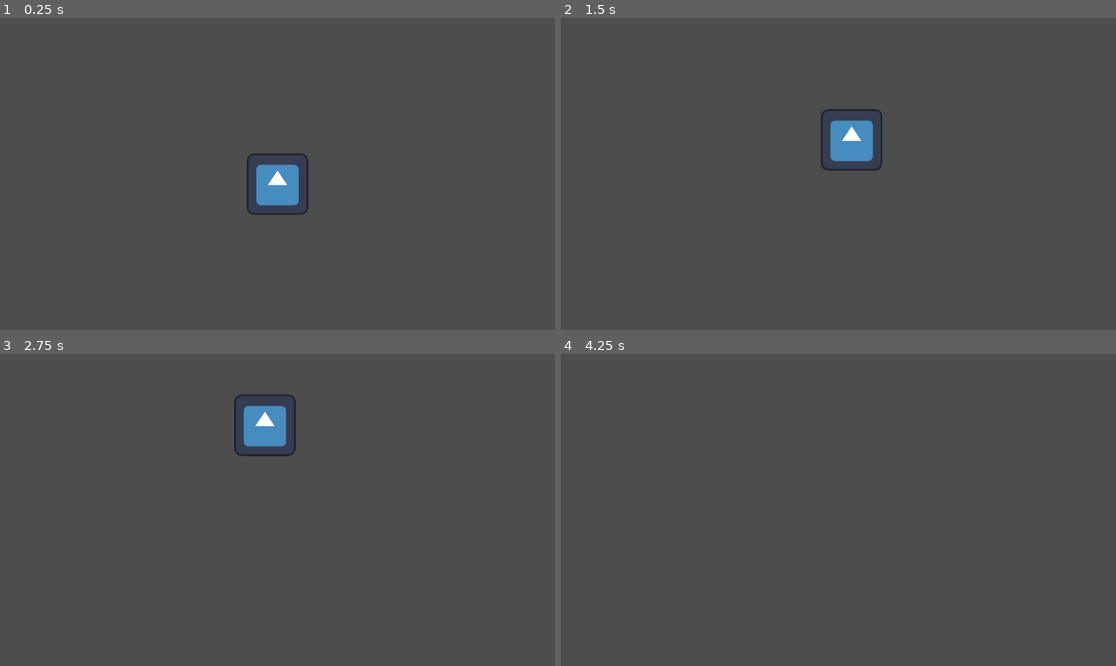
Above: before the commit, frames 1-4 (two rows, left to right).
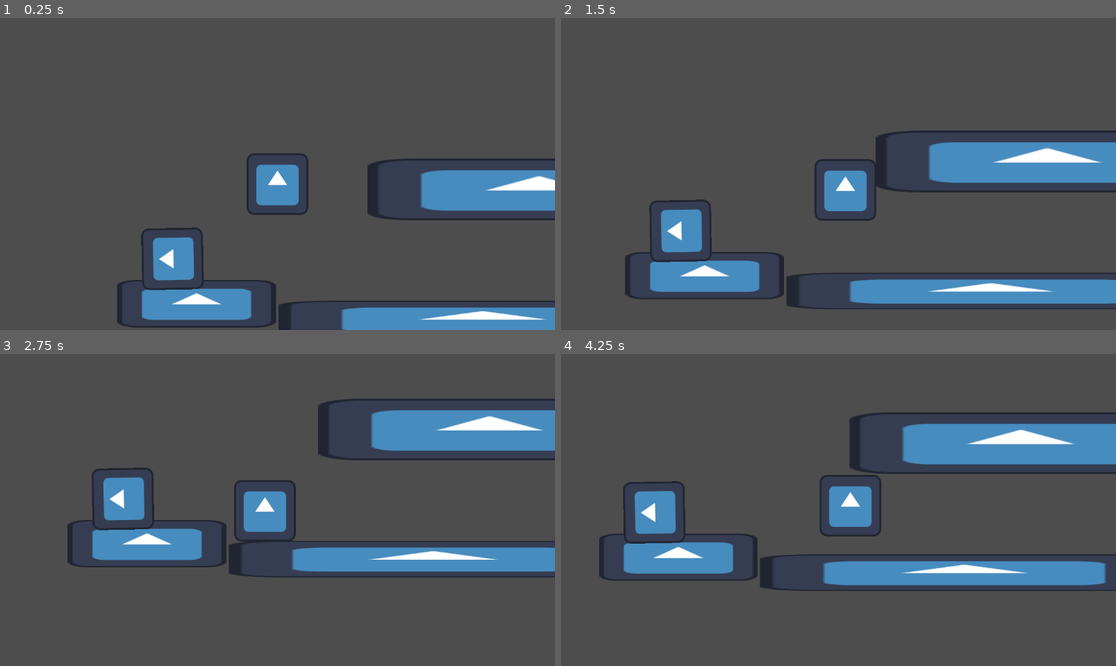
Above: after the commit, the same moments.

Repository: SrLito/Duck-Tales
Game: Godot game, scene res://escenas/nivel.tscn
Two runs of this game, one before a commit and one after it. Both use one fixed random seed, a clock stepped at 60 frames per second and the inputs below. The engine's default icon, where the game draws it, is replaced by a stand-in: a white triangle on a blue panel in a dark square.
Inputs:
- Up to frame 1 (0.25 s): no input
- Up to frame 2 (1.5 s): hold D (derecha) from 0.53 s (still down); tap Space (saltar) at 0.6, 0.77, 1.07, 1.35 s
- Up to frame 3 (2.75 s): tap Space (saltar) at 1.52, 1.82, 2.1 s; release D (derecha) at 2.03 s; hold A (izquierda) from 2.03 s (still down)
- Up to frame 4 (4.25 s): release A (izquierda) at 2.78 s; hold D (derecha) from 2.78 s (still down); tap Space (saltar) at 2.85, 3.02, 3.32, 3.6, 3.77, 4.07 s

The runs differ from the first frame. In frame 1, 11% of the frame differs, in the area x 21-100%, y 44-100%; in frame 2, 16%; in frame 3, 16%, in the area x 12-100%, y 12-72%; in frame 4, 16%.

Commit message:
Salto con baston.
Realice la mecánica principal del juego (salto que rebota constantemente) pero toma únicamente el suelo (staticbody2d).

Diff:
--- a/escenas/jugador.tscn
+++ b/escenas/jugador.tscn
@@ -7,6 +7,8 @@
 size = Vector2(127, 127)
 
 [node name="Jugador" type="CharacterBody2D"]
+collision_layer = 2
+collision_mask = 13
 script = ExtResource("1_448l5")
 
 [node name="Sprite2D" type="Sprite2D" parent="."]
--- a/escenas/nivel.tscn
+++ b/escenas/nivel.tscn
@@ -1,11 +1,13 @@
-[gd_scene load_steps=3 format=3 uid="uid://dqsgatai7bmba"]
+[gd_scene load_steps=4 format=3 uid="uid://dqsgatai7bmba"]
 
 [ext_resource type="PackedScene" uid="uid://dwmkevr0jukh3" path="res://escenas/jugador.tscn" id="1_22uyw"]
 [ext_resource type="PackedScene" uid="uid://bwhp6vk4a73gs" path="res://escenas/piso.tscn" id="2_uqba0"]
+[ext_resource type="PackedScene" uid="uid://cwceq1erih61u" path="res://escenas/plataforma_colision.tscn" id="3_dnn4r"]
 
 [node name="Nivel" type="Node2D"]
 
 [node name="Jugador" parent="." instance=ExtResource("1_22uyw")]
+position = Vector2(350, 229)
 velocidad = 150
 salto = -500
 
@@ -19,3 +21,12 @@
 [node name="Piso" parent="Piso" instance=ExtResource("2_uqba0")]
 position = Vector2(230.65, 41.5527)
 scale = Vector2(2.57533, 0.770106)
+
+[node name="PlataformaColision" parent="." instance=ExtResource("3_dnn4r")]
+position = Vector2(132, 417)
+
+[node name="Piso" parent="PlataformaColision" instance=ExtResource("2_uqba0")]
+position = Vector2(761, -144)
+scale = Vector2(5.56, 1)
+
+[connection signal="body_entered" from="PlataformaColision" to="Jugador" method="_on_plataforma_colision_body_entered"]
--- a/escenas/piso.tscn
+++ b/escenas/piso.tscn
@@ -6,6 +6,7 @@
 size = Vector2(128, 126)
 
 [node name="Piso" type="StaticBody2D"]
+collision_mask = 6
 
 [node name="Sprite2D" type="Sprite2D" parent="."]
 texture = ExtResource("1_h3u5y")
--- /dev/null
+++ b/escenas/plataforma_colision.tscn
@@ -0,0 +1,17 @@
+[gd_scene load_steps=3 format=3 uid="uid://cwceq1erih61u"]
+
+[ext_resource type="Texture2D" uid="uid://drrf5jxx5inqc" path="res://icon.svg" id="1_of0di"]
+
+[sub_resource type="RectangleShape2D" id="RectangleShape2D_f48mx"]
+size = Vector2(134, 132)
+
+[node name="PlataformaColision" type="Area2D"]
+collision_mask = 3
+
+[node name="CollisionShape2D" type="CollisionShape2D" parent="."]
+position = Vector2(1, -1)
+shape = SubResource("RectangleShape2D_f48mx")
+
+[node name="Sprite2D" type="Sprite2D" parent="."]
+rotation = -1.58895
+texture = ExtResource("1_of0di")
--- a/project.godot
+++ b/project.godot
@@ -36,6 +36,13 @@
 ]
 }
 
+[layer_names]
+
+2d_physics/layer_1="Plataforma"
+2d_physics/layer_2="Jugador"
+2d_physics/layer_3="Enemigo"
+2d_physics/layer_4="Joya"
+
 [rendering]
 
 renderer/rendering_method="gl_compatibility"
--- a/scripts/jugador.gd
+++ b/scripts/jugador.gd
@@ -4,6 +4,9 @@
 @export var velocidad = 100
 @export var salto = -100
 @export var gravedad = 980
+@export var saltoPogo = -500
+
+var saltoBaston = false
 
 func _physics_process(delta):
 
@@ -20,7 +23,16 @@
 		velocity.y = velocity.y + gravedad * delta
 
 	# Aplico mecanica de salto.
-	if Input.is_action_just_pressed("saltar"):
+	if Input.is_action_just_pressed("saltar") and is_on_floor():
 		velocity.y = velocity.y + salto
-		print("salta")
+	# Si esta en el aire y presiona "espacio" activo bandera.
+	if Input.is_action_just_pressed("saltar") and not is_on_floor():
+		saltoBaston = true
+	# Al soltar "espacio" desactivo bandera.
+	if Input.is_action_just_released("saltar"):
+		saltoBaston = false
+	# Realizo el salto con bastón.
+	if is_on_floor() and saltoBaston:
+		velocity.y = velocity.y - 1000
+
 	move_and_slide()
